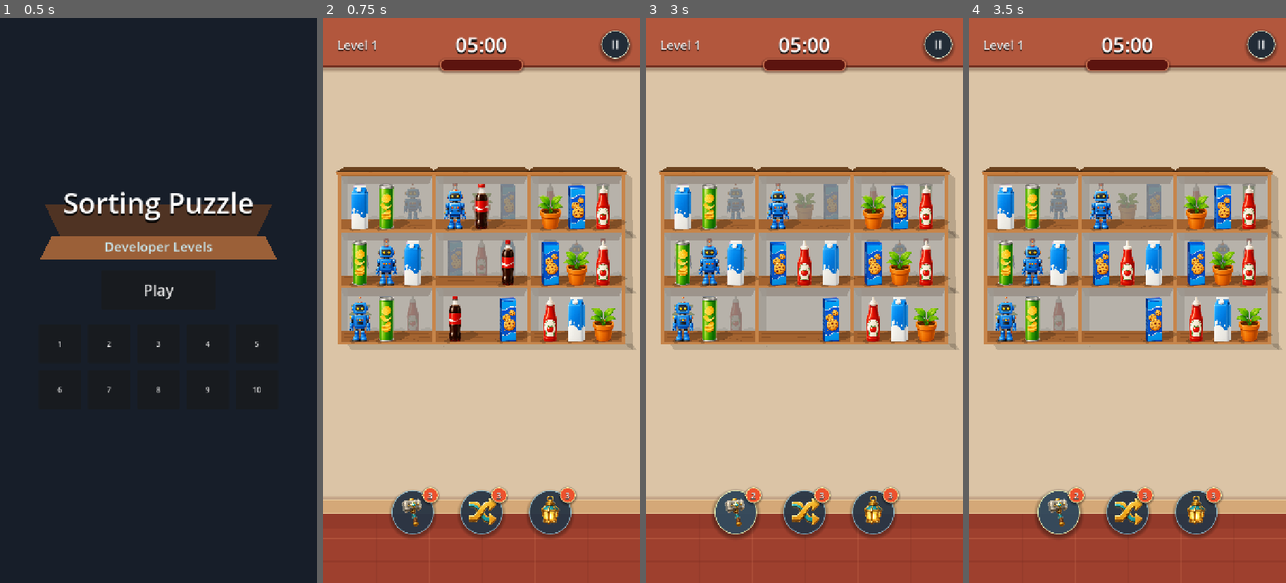
Above: before the commit, frames 1-4 (left to right).
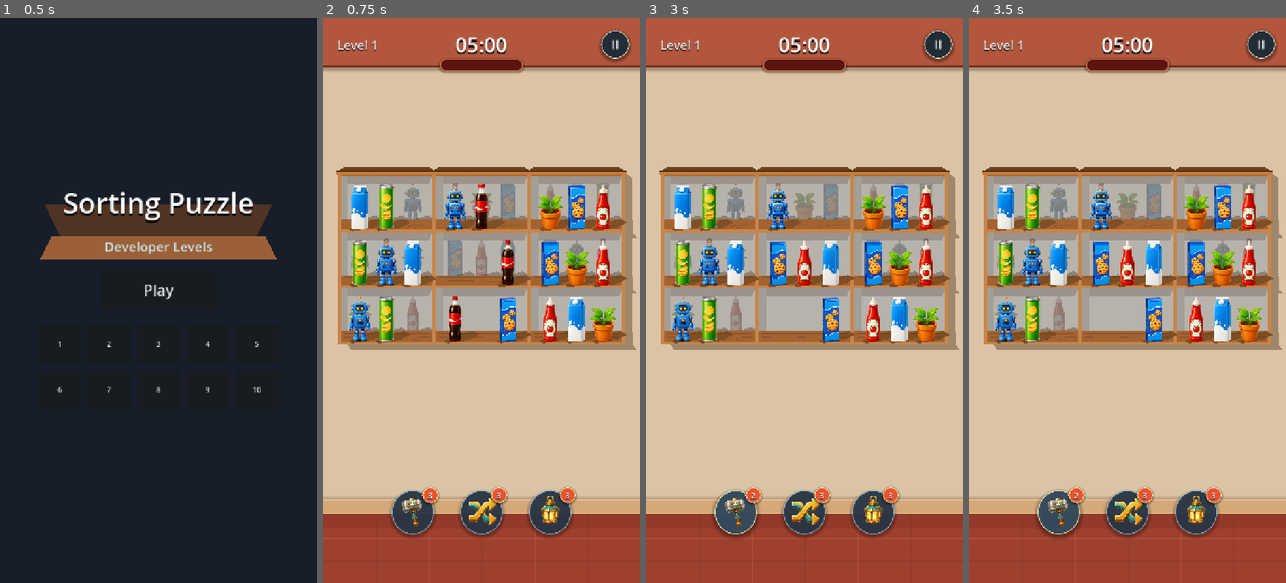
Above: after the commit, the same moments.

Repository: vladeque/sorting-puzzle
Game: Godot game, scene res://scenes/main_menu.tscn
Two runs of this game, one before a commit and one after it. Both use one fixed random seed, a clock stepped at 60 frames per second and the inputs below.
Inputs:
- Up to frame 1 (0.5 s): no input
- Up to frame 2 (0.75 s): click "Play" at 0.5 s
- Up to frame 3 (3 s): click "II" at 1.25 s; click "Continue" at 2 s; click "3" at 2.75 s
- Up to frame 4 (3.5 s): no input

Frame 1 is identical in both runs. In frame 2, 2.1% of the frame differs, in the area x 4-99%, y 27-59%; in frame 3, 2.1%; in frame 4, 2.1%.

Commit message:
Prevent shadow overlap darkening

Diff:
--- a/scenes/item.tscn
+++ b/scenes/item.tscn
@@ -37,7 +37,7 @@
 [node name="Shadow" type="Polygon2D" parent="." unique_id=1649807921]
 z_index = -1
 position = Vector2(6, 42)
-color = Color(0.04, 0.03, 0.02, 0.23)
+color = Color(0.5, 0.31, 0.15, 1)
 polygon = PackedVector2Array(-31, 8, -15, -2, 33, -15, 49, -7, 27, 5, -24, 13)
 
 [node name="OutlineSprite" type="Sprite2D" parent="." unique_id=515204852]
--- a/scenes/shelf.tscn
+++ b/scenes/shelf.tscn
@@ -5,12 +5,12 @@
 [node name="Shelf" type="Node2D" unique_id=961540884]
 
 [node name="Shadow" type="Polygon2D" parent="." unique_id=1166351438]
-color = Color(0.03, 0.025, 0.02, 0.16)
+color = Color(0.62, 0.53, 0.42, 1)
 polygon = PackedVector2Array(-90.24036, 44.01355, 126.45907, 44.272057, 137.25061, 58.82427, -78.578064, 59.016922)
 
 [node name="RightColumnShadow" type="Polygon2D" parent="." unique_id=356530628]
 visible = false
-color = Color(0.08, 0.055, 0.035, 0.18)
+color = Color(0.62, 0.53, 0.42, 1)
 polygon = PackedVector2Array(111, -88, 126, -78, 128, 59, 112, 46)
 
 [node name="BackWall" type="Polygon2D" parent="." unique_id=251890705]
@@ -20,12 +20,12 @@
 
 [node name="BackWallTopShade" type="Polygon2D" parent="." unique_id=2086175922]
 z_index = 2
-color = Color(0.2, 0.12, 0.065, 0.2)
+color = Color(0.61, 0.58, 0.55, 1)
 polygon = PackedVector2Array(-104, -81, 104, -81, 96, -63, -96, -63)
 
 [node name="BackWallLeftShade" type="Polygon2D" parent="." unique_id=1566344107]
 z_index = 2
-color = Color(0.62, 0.6, 0.57, 0.74)
+color = Color(0.64, 0.62, 0.59, 1)
 polygon = PackedVector2Array(-104, -81, -86.93124, -80.856705, -86.57561, 16.30133, -104, 16, -54.97803, -80.7905, -54.485466, -74.25448, -87.18676, -74.15928)
 uv = PackedVector2Array(-54.97803, -80.7905, -54.485466, -74.25448, -87.18676, -74.15928)
 internal_vertex_count = 3
@@ -45,7 +45,7 @@
 
 [node name="ShadowEdge" type="Polygon2D" parent="TopCeilingCap" unique_id=931218155]
 z_index = 1
-color = Color(0.16, 0.08, 0.035, 0.42)
+color = Color(0.31, 0.18, 0.08, 1)
 polygon = PackedVector2Array(-114, -94, 114, -94, 114, -90, -114, -90)
 
 [node name="FrontLip" type="Polygon2D" parent="TopCeilingCap" unique_id=2115499776]
Not shown, changed: docs/PROJECT_MAP.md
Not shown, changed: docs/SCENES.md
